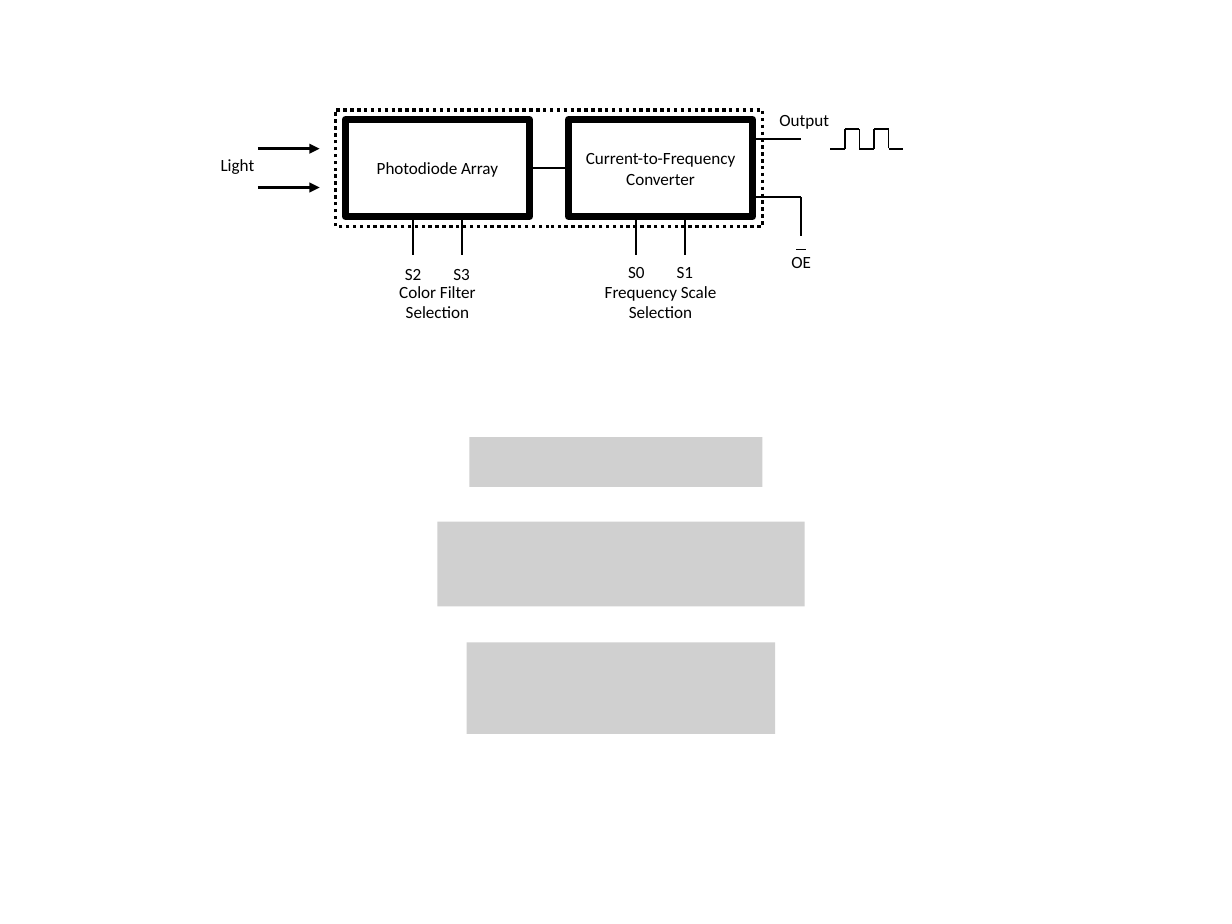
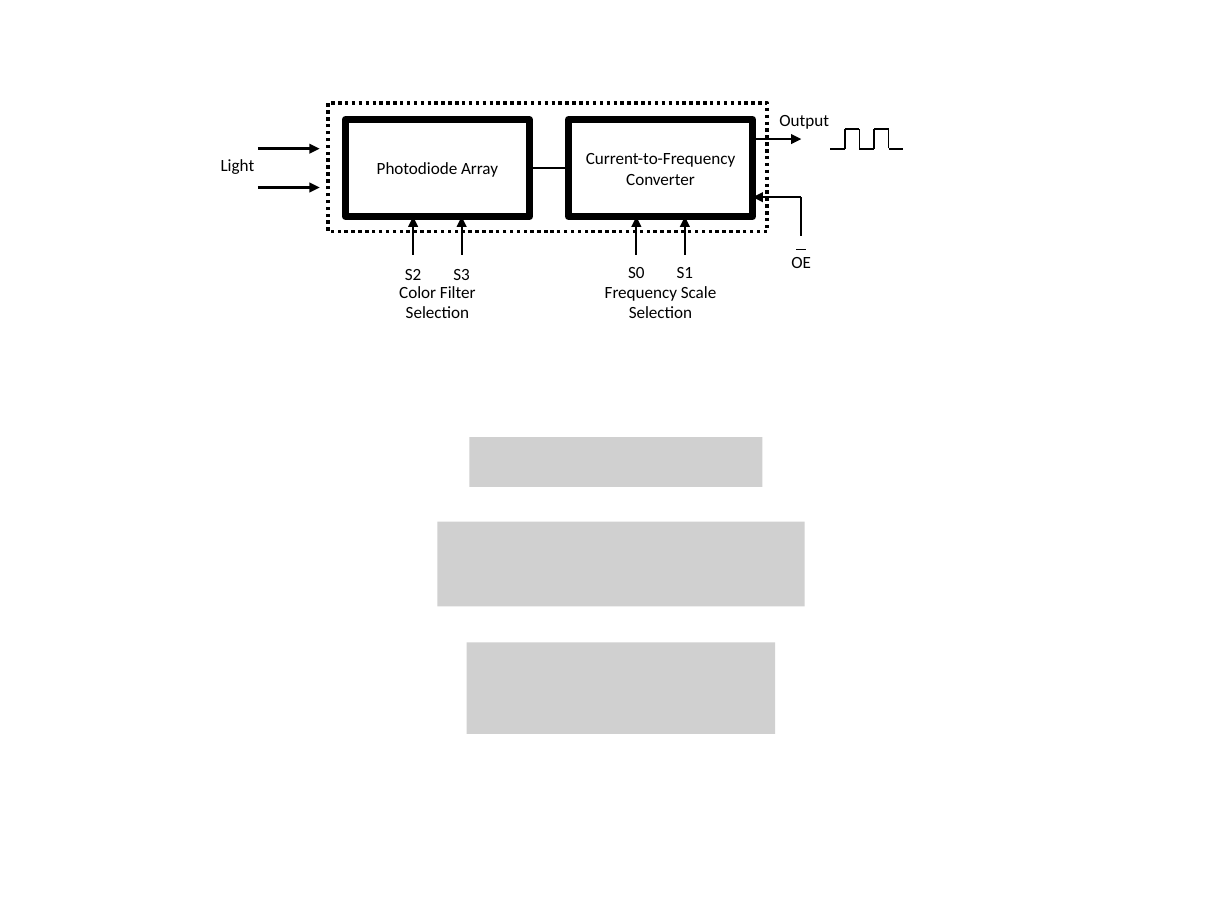
Before and after one commit to MajicDesigns/MD_TCS230, a slide deck: slide 1 of media/figure/TCS230 Functional Diagrams.pptx. Drawn at 1232x924 pixels with LibreOffice and Linux fonts; fonts in the diff are those of the drawing; grey boxes stand for pictures. Boxes give left, top, right and bottom in pixels: in the first picture for what was removed or moved away, otherwise in the second. Text is boxed around its words. In the diff, an @@ line names an element or a change of style, - is before the commit and + after.

```diff
--- a/media/figure/TCS230 Functional Diagrams.pptx
+++ b/media/figure/TCS230 Functional Diagrams.pptx
@@ rectangle: place and size @@
-rectangle at bbox=[335, 110, 761, 225]
+rectangle at bbox=[328, 103, 766, 232]
@@ line (753, 139) - (801, 139): line to arrow @@
@@ line (753, 197) - (801, 197): line to arrow @@
@@ line (413, 217) - (413, 255): line to arrow @@
@@ line (462, 217) - (462, 255): line to arrow @@
@@ line (637, 217) - (637, 255): line to arrow @@
@@ line (685, 217) - (685, 255): line to arrow @@
```
Also in this commit, not shown: 7 other files.
